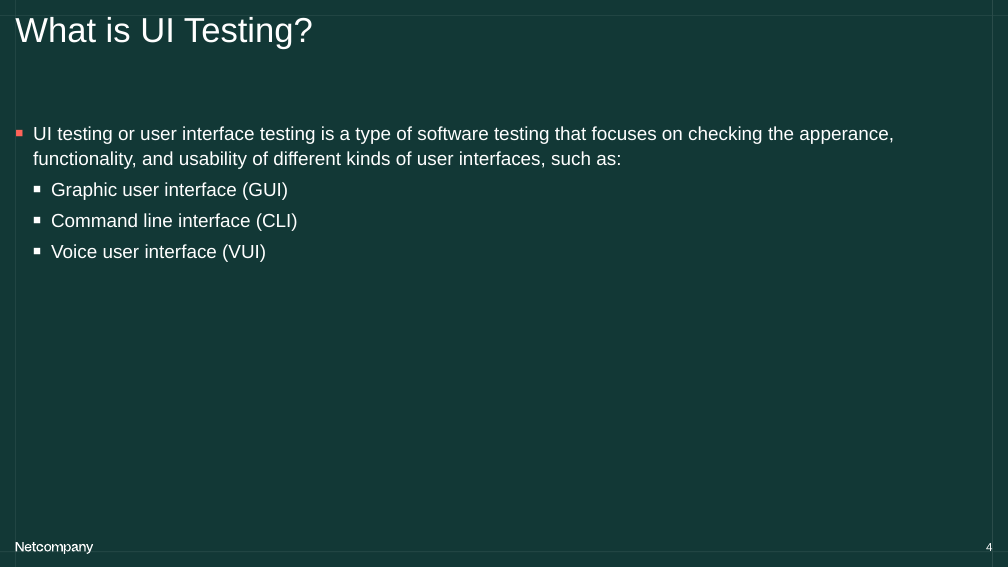
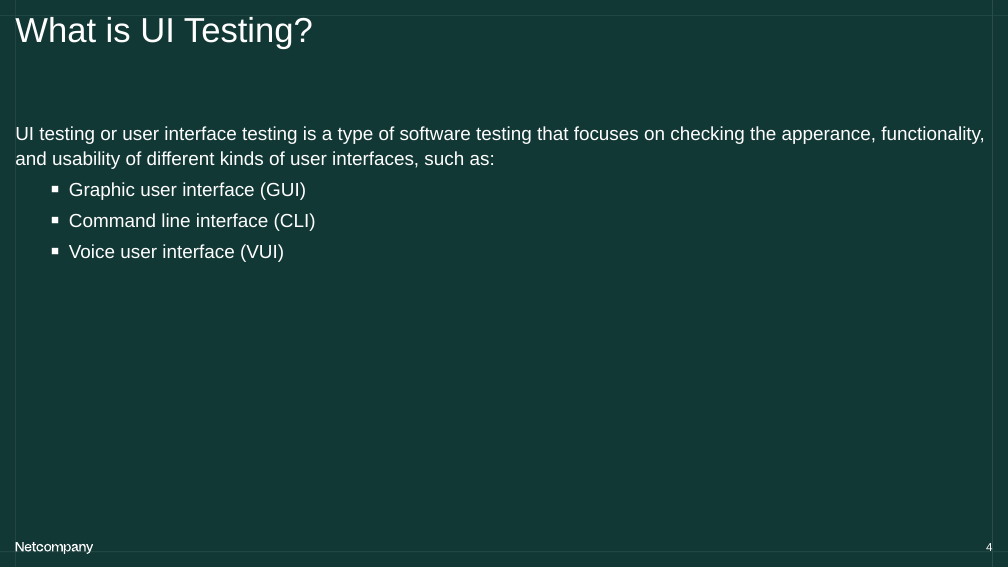
Before and after one commit to NLTTam/coe-ui-test-auto, a slide deck: slide 4 of test_cases/COE_UITest_Playwright.pptx. Drawn at 1008x567 pixels with LibreOffice and Linux fonts; fonts in the diff are those of the drawing. Boxes give left, top, right and bottom in pixels: in the first picture for what was removed or moved away, otherwise in the second. Text is boxed around its words. In the diff, an @@ line names an element or a change of style, - is before the commit and + after.

```diff
--- a/test_cases/COE_UITest_Playwright.pptx
+++ b/test_cases/COE_UITest_Playwright.pptx
@@ text "UI testing or user interface ..." at [15, 126, 985, 262]: bullet ■ to none; list level 2 to 3 in "Graphic user interface (GUI)"; list level 2 to 3 in "Command line interface (CLI)"; list level 2 to 3 in "Voice user interface (VUI)" @@
```
Also in this commit, not shown: 3 other slides changed, 2 slides added, 2 slides removed.
